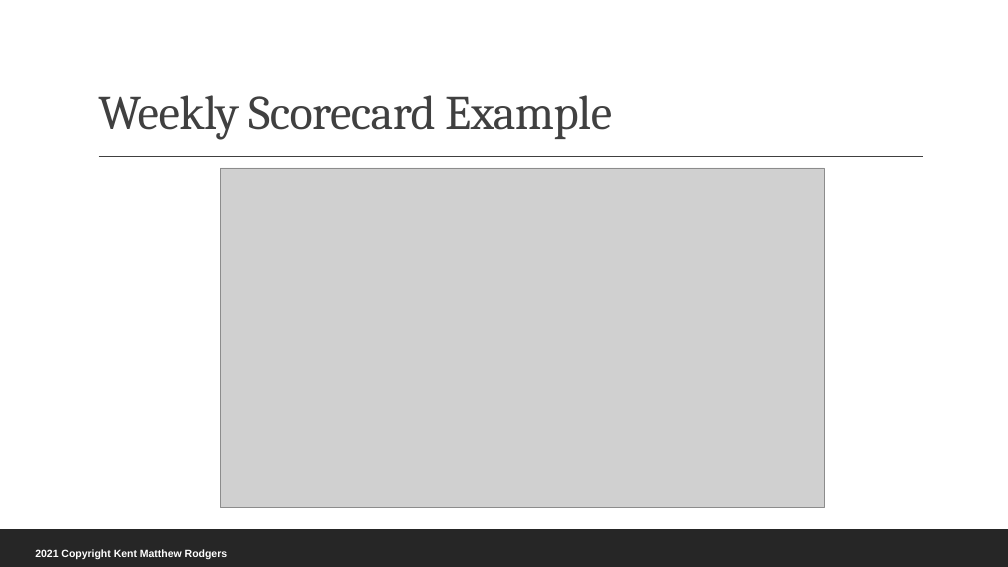
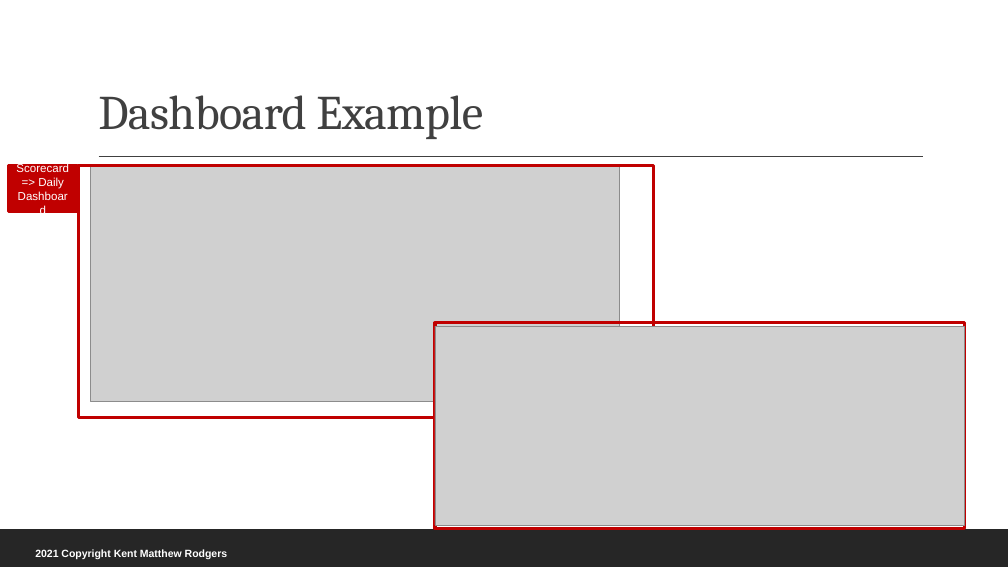
Before and after one commit to rodgerskent/package-delivery, a slide deck: slide 5 of 210112_PackageDelivery_Presentation.pptx (slide 6 before the commit). Drawn at 1008x567 pixels with LibreOffice and Linux fonts; fonts in the diff are those of the drawing; grey boxes stand for pictures. Boxes give left, top, right and bottom in pixels: in the first picture for what was removed or moved away, otherwise in the second. Text is boxed around its words. In the diff, an @@ line names an element or a change of style, - is before the commit and + after.

```diff
--- a/210112_PackageDelivery_Presentation.pptx
+++ b/210112_PackageDelivery_Presentation.pptx
@@ title at box(98, 95, 483, 139): text changed @@
-Weekly Scorecard Example
+Dashboard Example
@@ rectangle added at box(8, 166, 78, 211), fill #C00000, outline #C00000 3 pt, 11 pt, text #FFFFFF @@
+Scorecard => Daily Dashboard
@@ rectangle added at box(79, 166, 654, 417), outline #C00000 3 pt @@
@@ picture added at box(91, 166, 620, 401) @@
@@ picture removed at box(221, 168, 825, 507) @@
@@ rectangle added at box(435, 323, 964, 529), outline #C00000 3 pt @@
@@ picture added at box(435, 326, 964, 525) @@
```
Also in this commit, not shown: 2 other slides changed, 1 slide removed, 3 other files.
